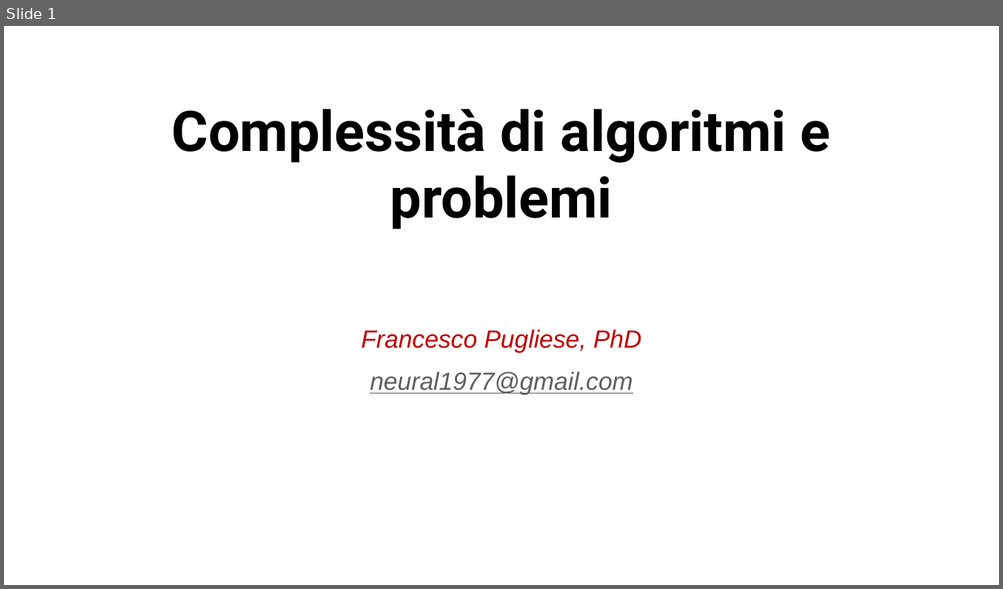
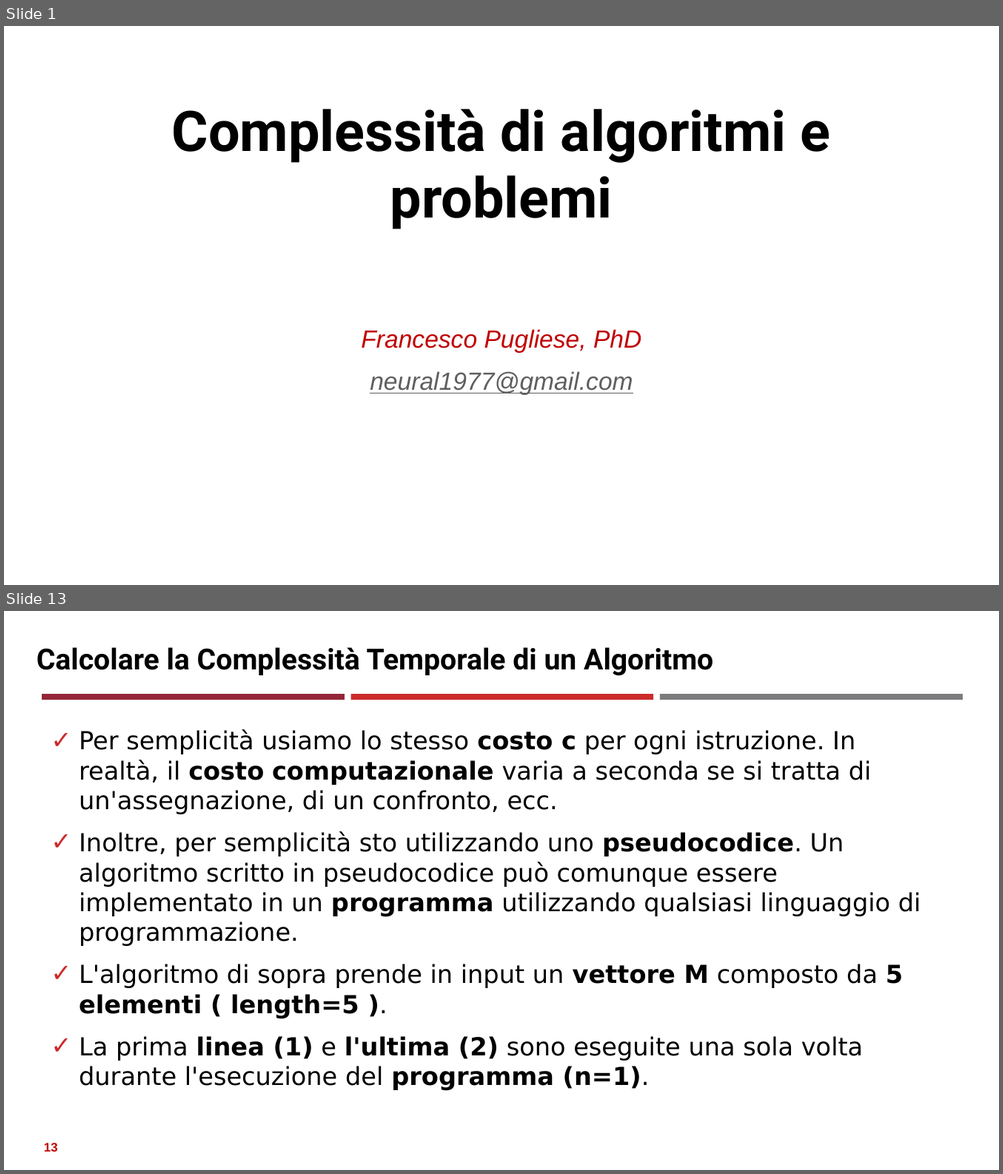
Before and after one commit to neural1977/data_science_interview_material, a slide deck: Assicurazioni/Complessità di algoritmi e problemi.pptx. Shown one above the other, each under a label of ours: slide 1 before the commit, slides 1 and 13 after it; the slides between them are not shown. The pictures are 1003x589 and 1003x1174 pixels, drawn with LibreOffice and Linux fonts; fonts in the diff are those of the drawing. Boxes give left, top, right and bottom in pixels: in the first picture for what was removed or moved away, otherwise in the second. Text is boxed around its words. In the diff, an @@ line names an element or a change of style, - is before the commit and + after.

```diff
--- a/Assicurazioni/Complessità di algoritmi e problemi.pptx
+++ b/Assicurazioni/Complessità di algoritmi e problemi.pptx
@@ slide 13 added at (4, 611, 999, 1170), background #FFFFFF @@
@@ text added at (37, 647, 713, 675), 28 pt, text #000000, bold @@
+Calcolare la Complessità Temporale di un Algoritmo
@@ rectangle added at (42, 694, 345, 700), fill #942639 @@
@@ rectangle added at (351, 694, 653, 700), fill #CC2A2A @@
@@ rectangle added at (660, 694, 963, 700), fill #7B7C7E @@
@@ text added at (79, 729, 921, 1091), 24 pt, text #000000 @@
+✓ Per semplicità usiamo lo stesso costo c per ogni istruzione. In realtà, il costo computazionale varia a seconda se si tratta di un'assegnazione, di un confronto, ecc.
+✓ Inoltre, per semplicità sto utilizzando uno pseudocodice. Un algoritmo scritto in pseudocodice può comunque essere implementato in un programma utilizzando qualsiasi linguaggio di programmazione.
+✓ L'algoritmo di sopra prende in input un vettore M composto da 5 elementi ( length=5 ).
+✓ La prima linea (1) e l'ultima (2) sono eseguite una sola volta durante l'esecuzione del programma (n=1).
@@ page number added at (44, 1143, 58, 1152), 12 pt, text #C00000, bold @@
+13
```
Also in this commit, not shown: 5 slides changed, 12 other slides added, 1 other file.
